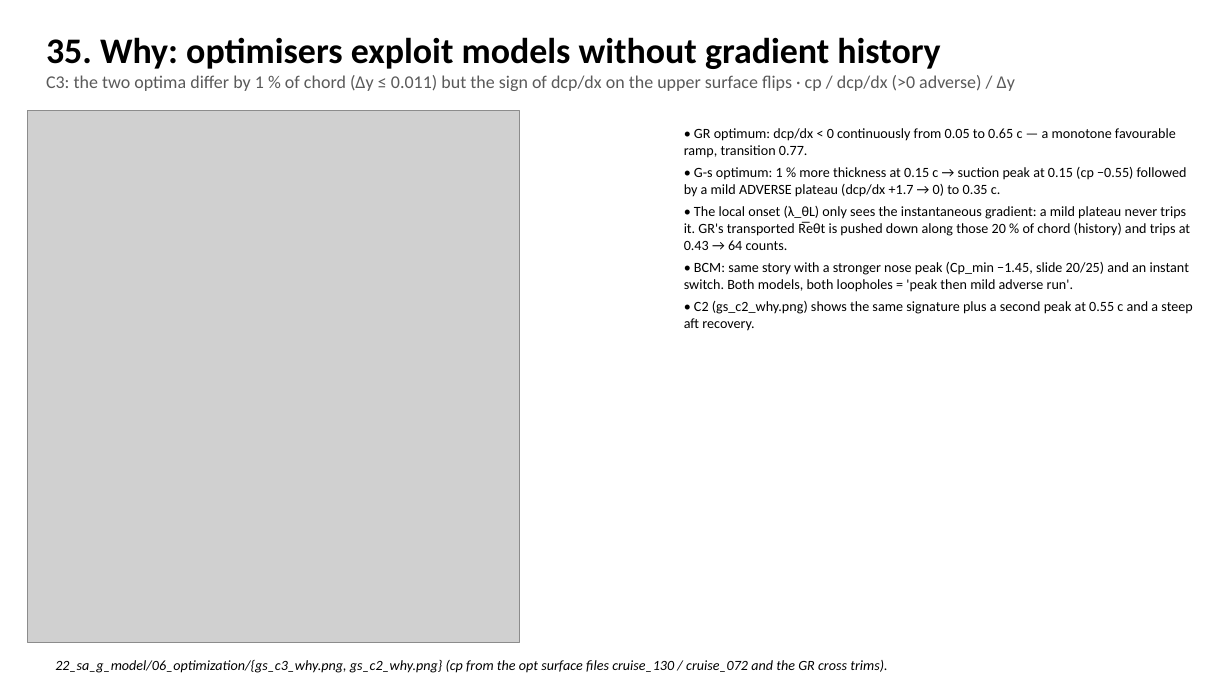
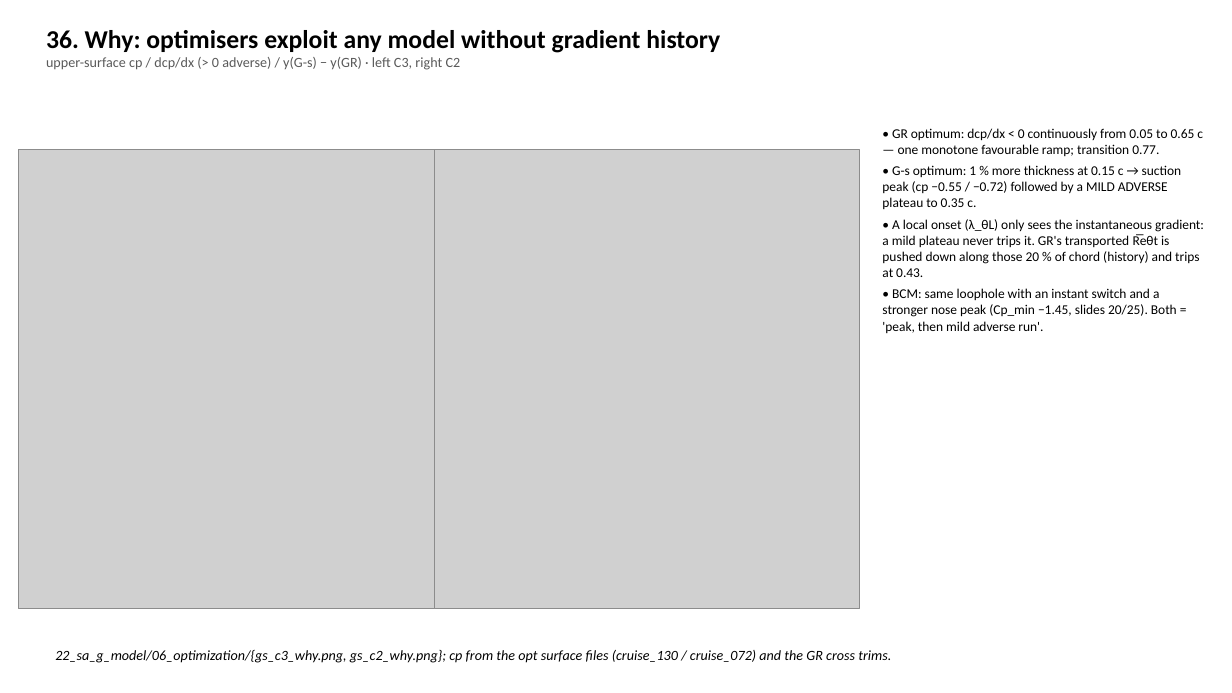
Before and after one commit to PedroCardoso-mdo/adflow, a slide deck: slide 37 of docs/studies/21_c2_branch_campaign/deck/SA-BCM_2D_reruns_and_branches_2026-09-18.pptx (slide 36 before the commit). Drawn at 1232x693 pixels with LibreOffice and Linux fonts; fonts in the diff are those of the drawing; grey boxes stand for pictures. Boxes give left, top, right and bottom in pixels: in the first picture for what was removed or moved away, otherwise in the second. Text is boxed around its words. In the diff, an @@ line names an element or a change of style, - is before the commit and + after.

```diff
--- a/docs/studies/21_c2_branch_campaign/deck/SA-BCM_2D_reruns_and_branches_2026-09-18.pptx
+++ b/docs/studies/21_c2_branch_campaign/deck/SA-BCM_2D_reruns_and_branches_2026-09-18.pptx
@@ text at (x1=46, y1=30, x2=720, y2=70): text changed; size 14 to 11 pt @@
-35. Why: optimisers exploit models without gradient history
-C3: the two optima differ by 1 % of chord (Δy ≤ 0.011) but the sign of dcp/dx on the upper surface flips · cp / dcp/dx (>0 adverse) / Δy
+36. Why: optimisers exploit any model without gradient history
+upper-surface cp / dcp/dx (> 0 adverse) / y(G-s) − y(GR) · left C3, right C2
@@ picture resized from (x1=28, y1=111, x2=519, y2=642) to (x1=18, y1=149, x2=444, y2=608) @@
@@ picture added at (x1=434, y1=149, x2=860, y2=608) @@
@@ text at (x1=882, y1=128, x2=1204, y2=333): text changed; size 11 to 10.5 pt @@
-• GR optimum: dcp/dx < 0 continuously from 0.05 to 0.65 c — a monotone favourable ramp, transition 0.77.
-• G-s optimum: 1 % more thickness at 0.15 c → suction peak at 0.15 (cp −0.55) followed by a mild ADVERSE plateau (dcp/dx +1.7 → 0) to 0.35 c.
-• The local onset (λ_θL) only sees the instantaneous gradient: a mild plateau never trips it. GR's transported R̅eθt is pushed down along those 20 % of chord (history) and trips at 0.43 → 64 counts.
-• BCM: same story with a stronger nose peak (Cp_min −1.45, slide 20/25) and an instant switch. Both models, both loopholes = 'peak then mild adverse run'.
-• C2 (gs_c2_why.png) shows the same signature plus a second peak at 0.55 c and a steep aft recovery.
+• GR optimum: dcp/dx < 0 continuously from 0.05 to 0.65 c — one monotone favourable ramp; transition 0.77.
+• G-s optimum: 1 % more thickness at 0.15 c → suction peak (cp −0.55 / −0.72) followed by a MILD ADVERSE plateau to 0.35 c.
+• A local onset (λ_θL) only sees the instantaneous gradient: a mild plateau never trips it. GR's transported R̅eθt is pushed down along those 20 % of chord (history) and trips at 0.43.
+• BCM: same loophole with an instant switch and a stronger nose peak (Cp_min −1.45, slides 20/25). Both = 'peak, then mild adverse run'.
@@ text at (x1=55, y1=650, x2=891, y2=663): text changed @@
-22_sa_g_model/06_optimization/{gs_c3_why.png, gs_c2_why.png} (cp from the opt surface files cruise_130 / cruise_072 and the GR cross trims).
+22_sa_g_model/06_optimization/{gs_c3_why.png, gs_c2_why.png}; cp from the opt surface files (cruise_130 / cruise_072) and the GR cross trims.
```
Also in this commit, not shown: 3 other slides changed, 2 slides added, 1 slide removed, 6 other files.
